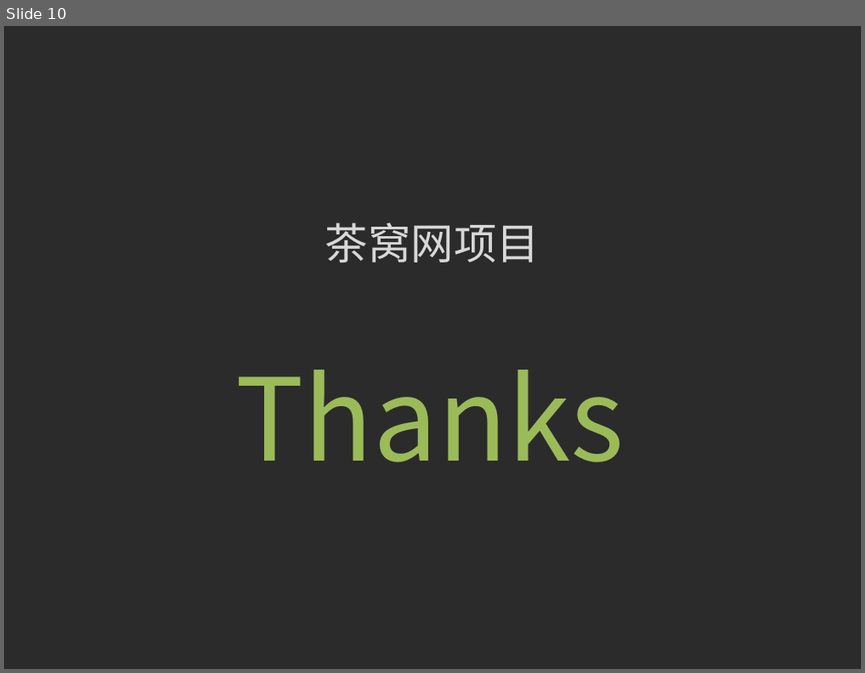
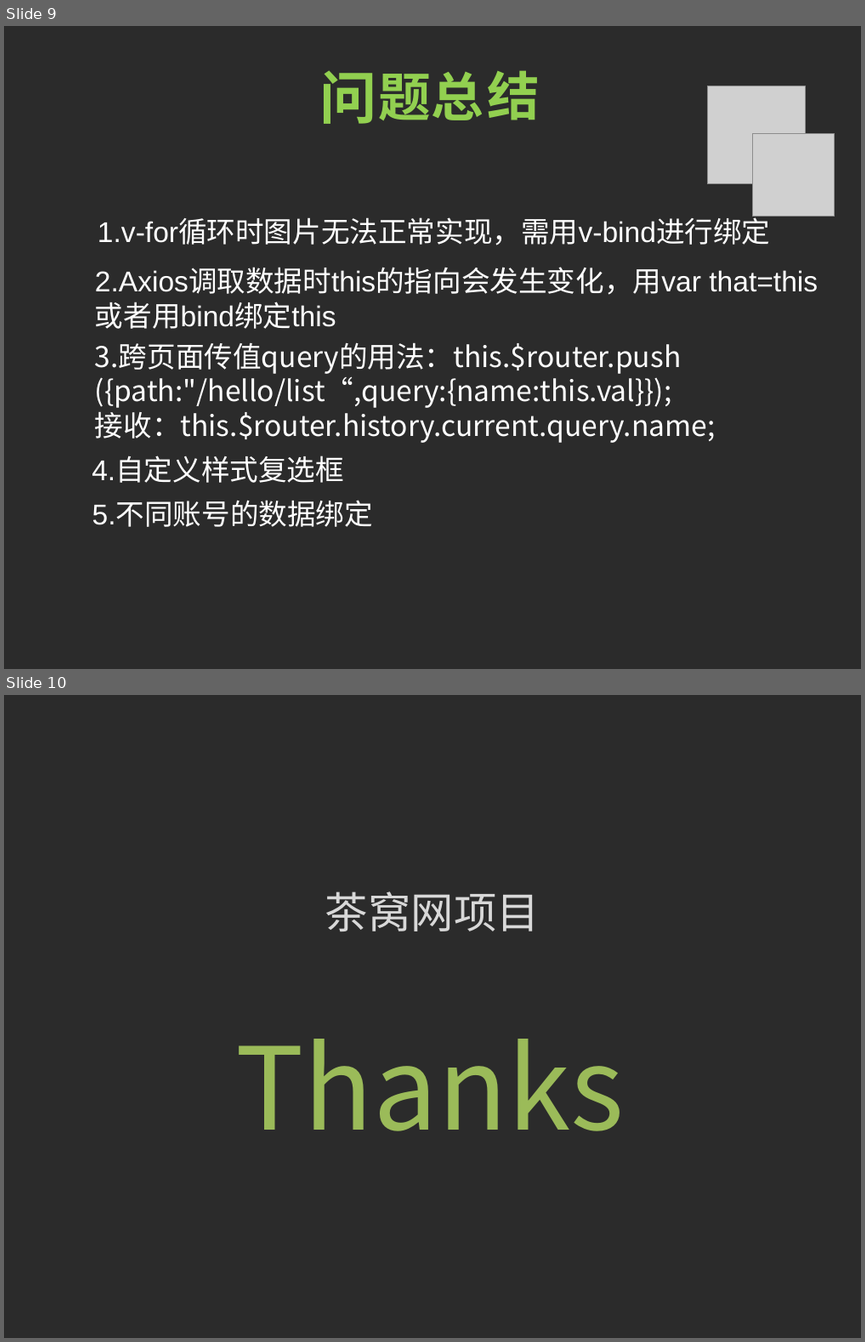
Before and after one commit to kangaijun/chawo.com, a slide deck: 康爱君+茶窝网.ppt. Shown one above the other, each under a label of ours: slide 10 before the commit, slides 9 and 10 after it. The pictures are 865x673 and 865x1342 pixels, drawn with LibreOffice and Linux fonts; fonts in the diff are those of the drawing; grey boxes stand for pictures; background and template pictures are left out; a plain dark background stands for a picture behind light text. Boxes give left, top, right and bottom in pixels: in the first picture for what was removed or moved away, otherwise in the second. Text is boxed around its words. In the diff, an @@ line names an element or a change of style, - is before the commit and + after.

```diff
--- a/康爱君+茶窝网.ppt
+++ b/康爱君+茶窝网.ppt
@@ slide 9 added at [4,26,861,669], background picture (left out) @@
@@ text added at [319,70,376,124], 48 pt, text #92D050, bold @@
+问
@@ text added at [378,74,431,120], 44 pt, text #92D050, bold @@
+题
@@ text added at [432,72,484,120], 44 pt, text #92D050, bold @@
+总
@@ text added at [487,70,540,120], 44 pt, text #92D050, bold @@
+结
@@ picture added at [708,86,805,183] @@
@@ picture added at [752,134,834,216] @@
@@ text added at [98,219,771,245], 24 pt, text #FFFFFF @@
+1.v-for循环时图片无法正常实现，需用v-bind进行绑定
@@ text added at [95,269,817,295], 24 pt, text #FFFFFF @@
+2.Axios调取数据时this的指向会发生变化，用var that=this或者用bind绑定this
@@ text added at [95,342,715,442], 24 pt, text #FFFFFF @@
+3.跨页面传值query的用法：this.$router.push
+({path:"/hello/list“,query:{name:this.val}});
+接收：this.$router.history.current.query.name;
@@ text added at [92,457,344,482], 24 pt, text #FFFFFF @@
+4.自定义样式复选框
@@ text added at [92,501,373,527], 24 pt, text #FFFFFF @@
+5.不同账号的数据绑定
```
Also in this commit, not shown: 7 slides changed, 1 other slide added, 2 slides removed, 36 other files.
